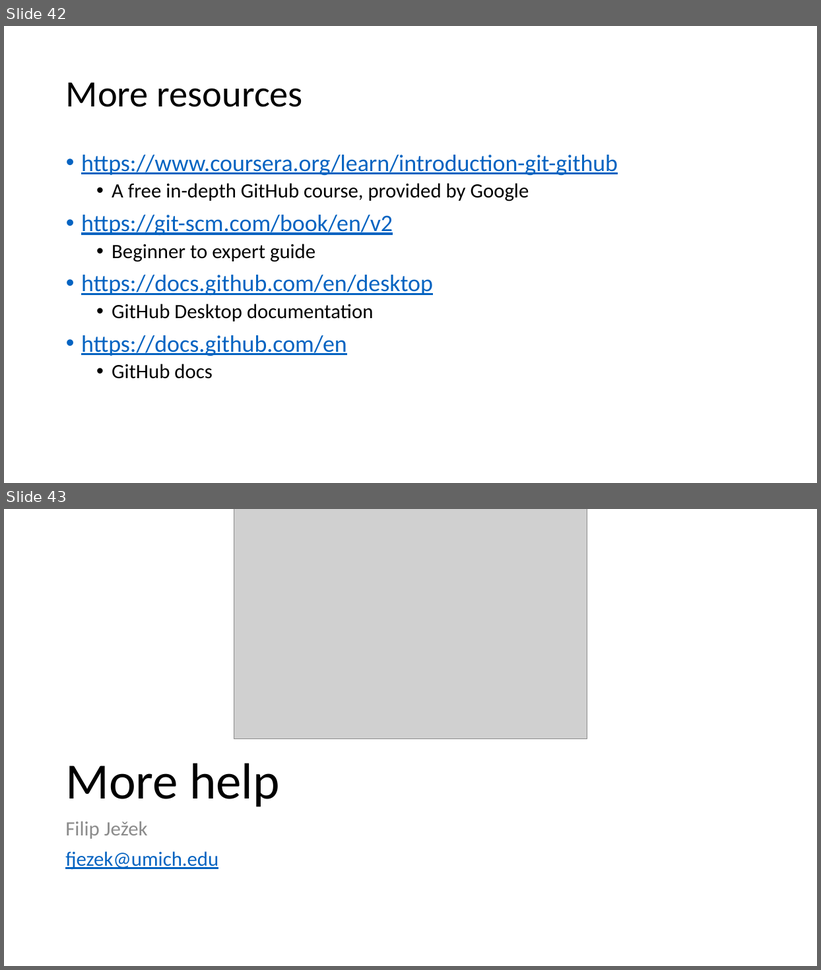
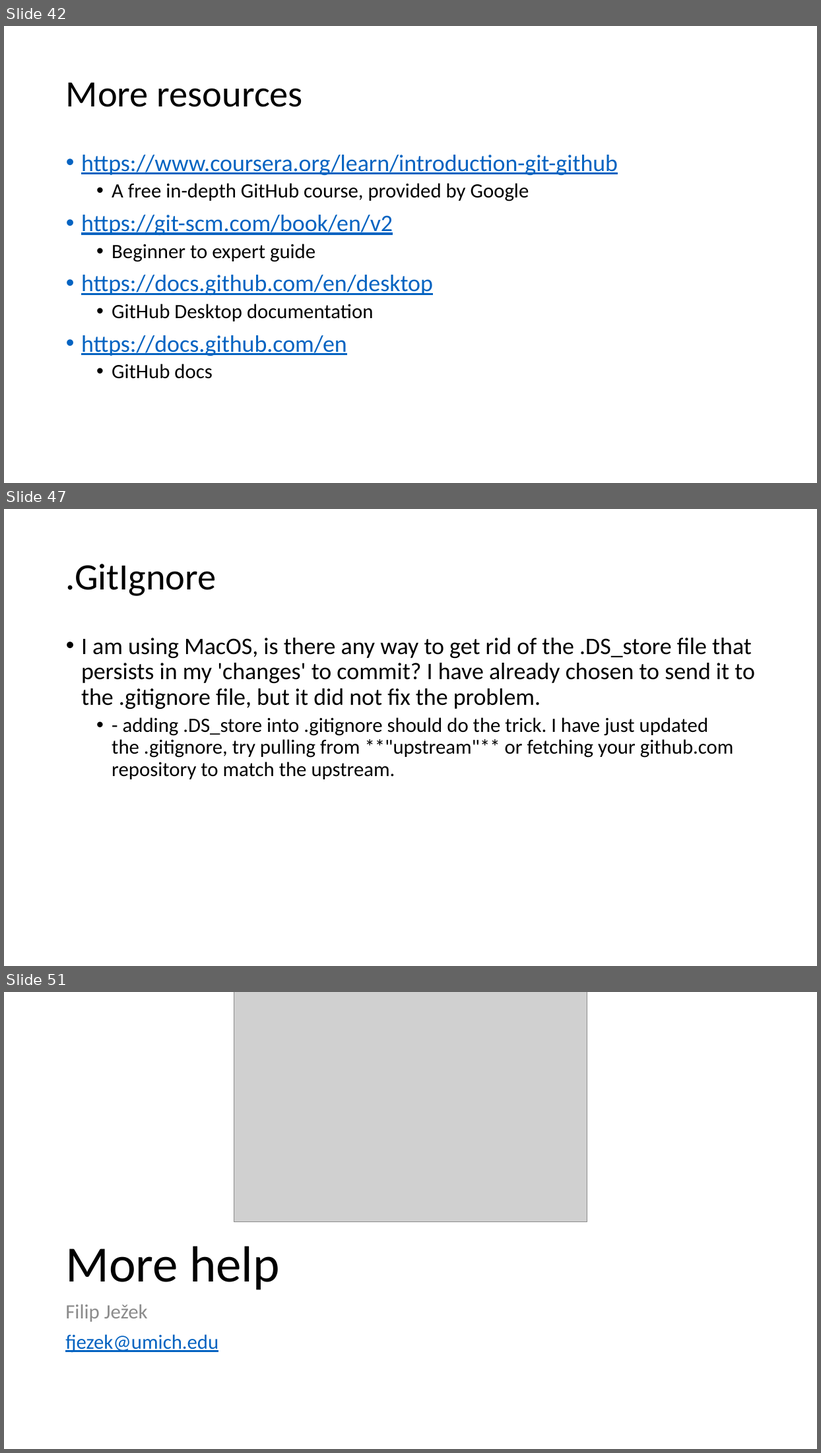
Before and after one commit to beards-lab/Phys520, a slide deck: 01_GitTutorial/HowToGit.pptx. Shown one above the other, each under a label of ours: slides 42 and 43 before the commit, slides 42, 47 and 51 after it; the slides between them are not shown. The pictures are 821x970 and 821x1453 pixels, drawn with LibreOffice and Linux fonts; fonts in the diff are those of the drawing; grey boxes stand for pictures. Boxes give left, top, right and bottom in pixels: in the first picture for what was removed or moved away, otherwise in the second. Text is boxed around its words. In the diff, an @@ line names an element or a change of style, - is before the commit and + after.

```diff
--- a/01_GitTutorial/HowToGit.pptx
+++ b/01_GitTutorial/HowToGit.pptx
@@ slide 47 added at bbox=[4, 509, 817, 966], background #FFFFFF @@
@@ title added at bbox=[66, 564, 217, 596], 44 pt, text #000000 @@
+.GitIgnore
@@ text added at bbox=[81, 638, 755, 780], 28 pt, text #000000 @@
+• I am using MacOS, is there any way to get rid of the .DS_store file that persists in my 'changes' to commit? I have already chosen to send it to the .gitignore file, but it did not fix the problem.
+  • - adding .DS_store into .gitignore should do the trick. I have just updated the .gitignore, try pulling from **"upstream"** or fetching your github.com repository to match the upstream.
@@ what was slide 43 is now slide 51 @@
```
Also in this commit, not shown: 1 slide changed, 7 other slides added.
